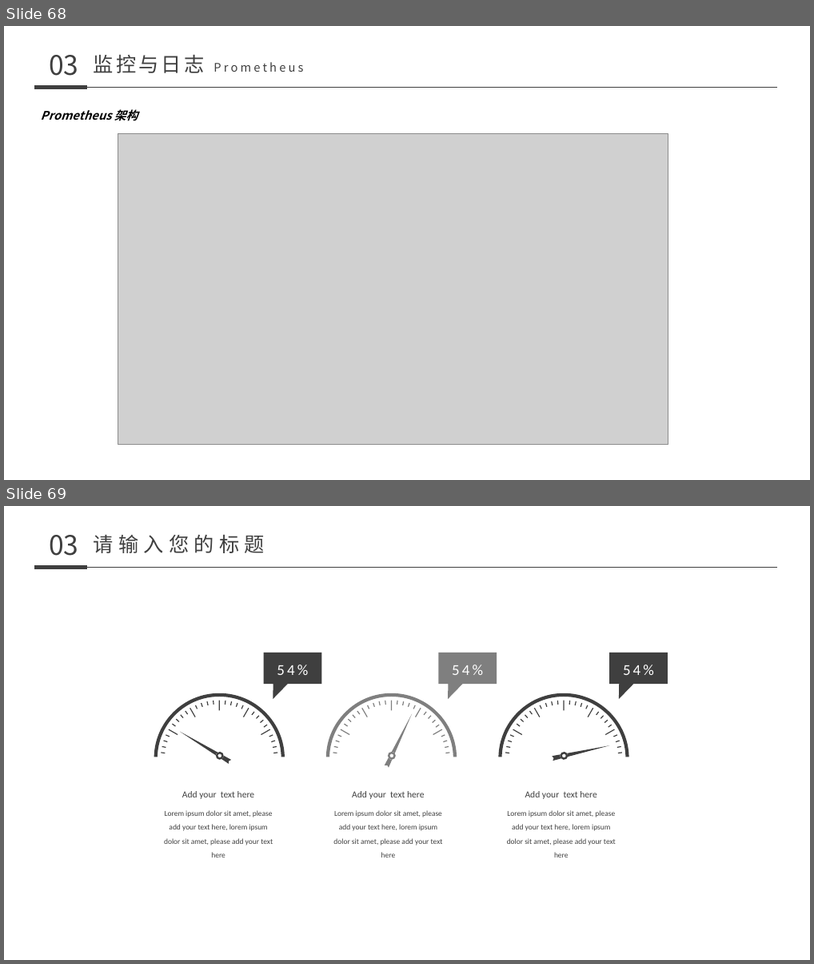
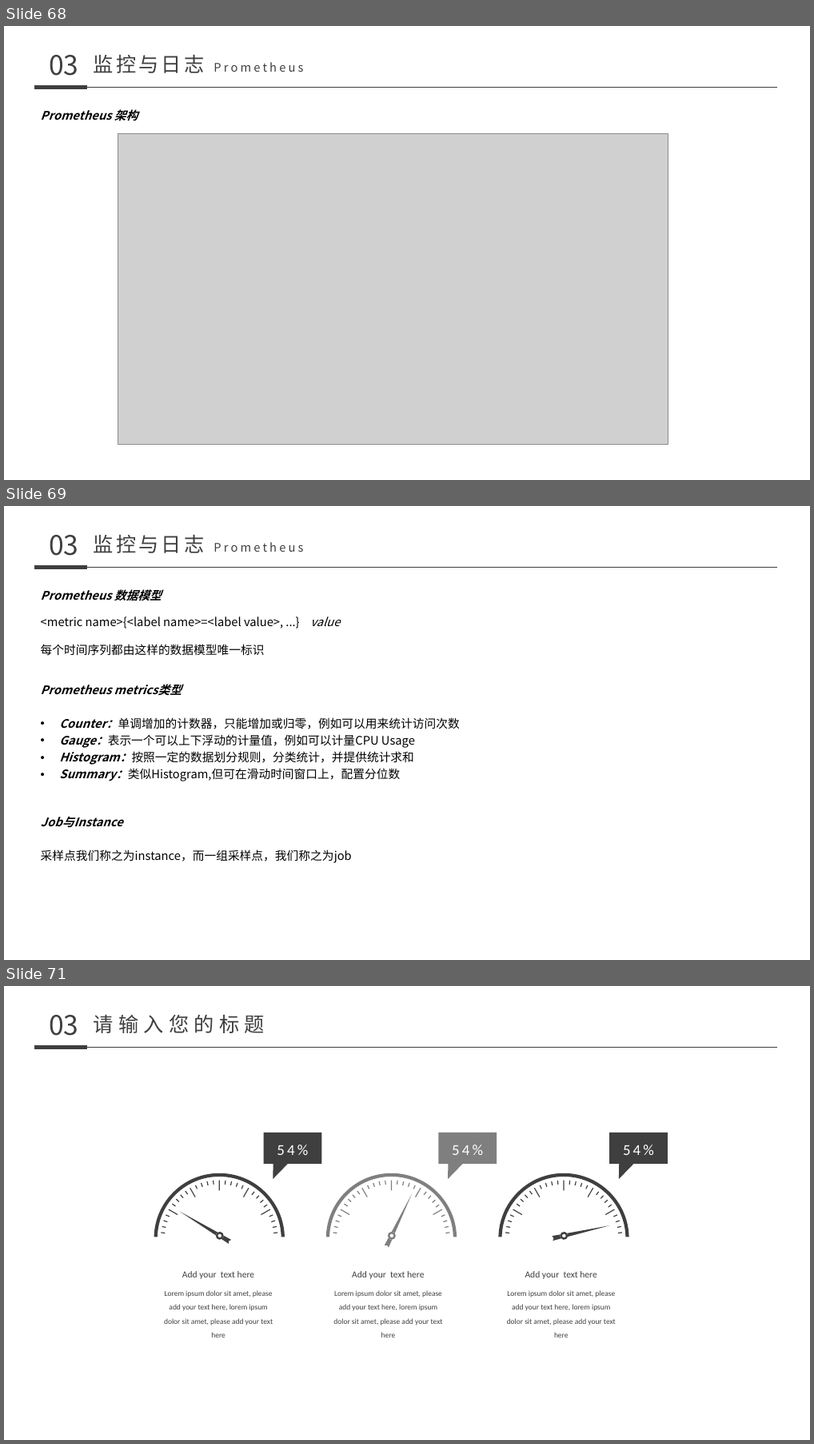
Before and after one commit to nutionMedivn/Kubernetes-training-camp, a slide deck: 基础/008-011 kubernetes.pptx. Shown one above the other, each under a label of ours: slides 68 and 69 before the commit, slides 68, 69 and 71 after it; the slides between them are not shown. The pictures are 814x964 and 814x1444 pixels, drawn with LibreOffice and Linux fonts; fonts in the diff are those of the drawing; grey boxes stand for pictures. Boxes give left, top, right and bottom in pixels: in the first picture for what was removed or moved away, otherwise in the second. Text is boxed around its words. In the diff, an @@ line names an element or a change of style, - is before the commit and + after.

```diff
--- a/基础/008-011 kubernetes.pptx
+++ b/基础/008-011 kubernetes.pptx
@@ slide 69 added at bbox=[4, 506, 810, 960], background #FFFFFF @@
@@ text added at bbox=[49, 535, 78, 556], 32 pt, text #3F3F3F @@
+03
@@ text added at bbox=[94, 535, 204, 553], 14 pt, text #3F3F3F @@
+监控与日志 Prometheus
@@ line added from (35, 567) to (87, 567), #3F3F3F 4.5 pt @@
@@ line added from (87, 567) to (778, 567), #3F3F3F 0.5 pt @@
@@ text added at bbox=[41, 589, 162, 601], 14 pt, text #000000, bold, italic @@
+Prometheus 数据模型
@@ text added at bbox=[41, 616, 340, 656], 14 pt, text #000000 @@
+<metric name>{<label name>=<label value>, ...} value
+每个时间序列都由这样的数据模型唯一标识
@@ text added at bbox=[41, 684, 460, 781], 14 pt, text #000000 @@
+Prometheus metrics类型
+• Counter：单调增加的计数器，只能增加或归零，例如可以用来统计访问次数
+• Gauge：表示一个可以上下浮动的计量值，例如可以计量CPU Usage
+• Histogram：按照一定的数据划分规则，分类统计，并提供统计求和
+• Summary：类似Histogram,但可在滑动时间窗口上，配置分位数
@@ text added at bbox=[41, 816, 352, 863], 14 pt, text #000000 @@
+Job与Instance
+采样点我们称之为instance，而一组采样点，我们称之为job
@@ what was slide 69 is now slide 71 @@
```
Also in this commit, not shown: 1 other slide added.
